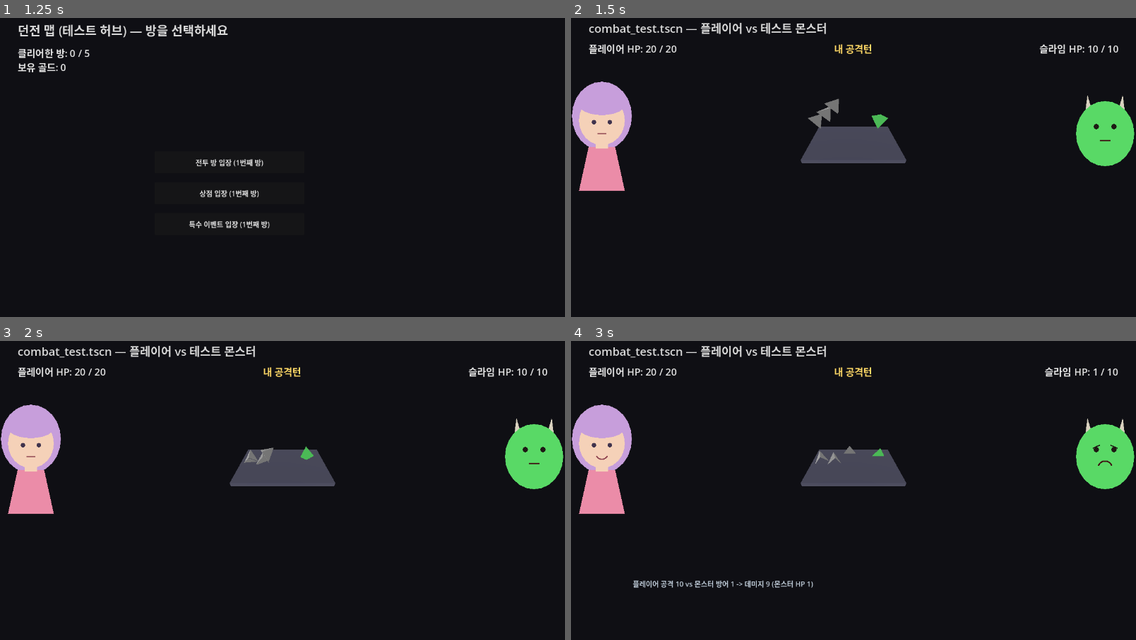
Above: before the commit, frames 1-4 (two rows, left to right).
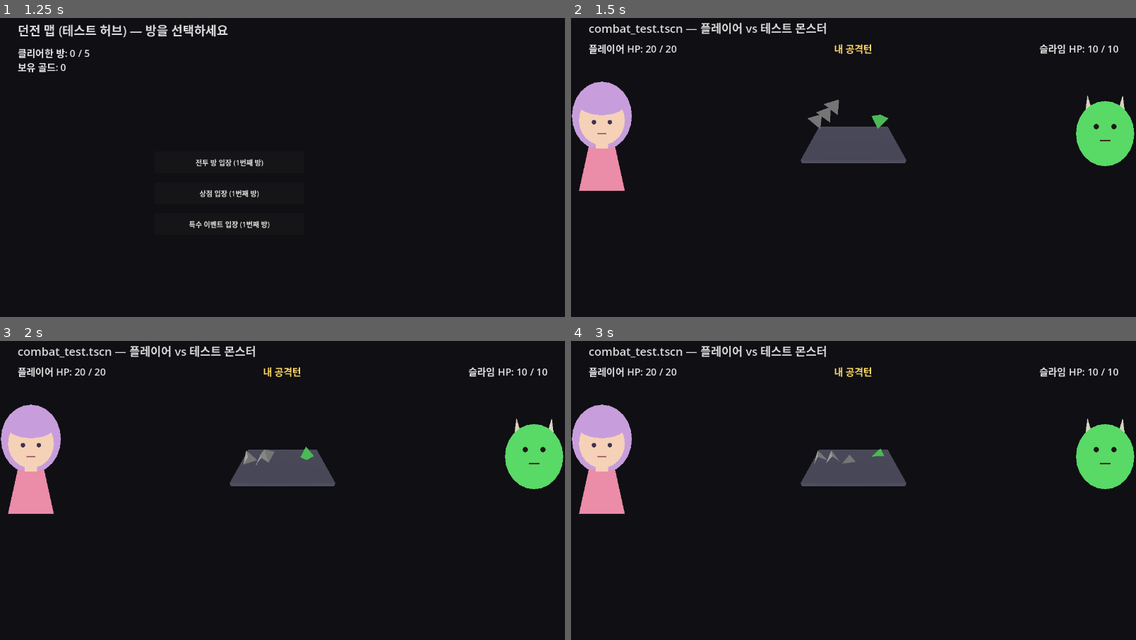
Above: after the commit, the same moments.

Repository: YGseok/ProjectD
Game: Godot game, scene res://scenes/character_select.tscn
Same seed, same stepped clock (60 frames per second), same inputs: the game is played once before the commit and once after it.
Inputs:
- Up to frame 1 (1.25 s): click "던전 시작" at 0.5 s
- Up to frame 2 (1.5 s): click "전투 방 입장 (1번째 방)" at 1.25 s
- Up to frame 3 (2 s): no input
- Up to frame 4 (3 s): no input

Frame 1 is identical in both runs. In frame 2, less than 0.1% of the frame differs, in the area x 41-57%, y 26-38%; in frame 3, less than 0.1%; in frame 4, 0.8%, in the area x 4-97%, y 8-83%.

Commit message:
fix: 다이스 스폰을 그리드 레이아웃으로 바꿔 개수 늘어나도 벽 밖으로 안 나가게 수정
아이템(다이스 추가/승급)으로 한 주머니의 다이스가 8개까지 늘어날 수 있는데,
기존 _spawn_dice()는 한 줄로만 늘어놓아 벽(x 약 ±2.45) 밖으로 스폰될 수 있었음.
한 줄 최대 4개로 제한하고 넘치면 z축으로 다음 줄에 놓는 그리드 방식으로 변경.
16개(공격/방어 각 8개)까지 강제 스폰해 스폰 직후/정지 후 모두 벽 안에 들어오는 것을
QA 스크린샷으로 확인. 기존 3v1 기본 상황과 dice_test 판정 스위트 회귀 없음 확인.

Diff:
--- a/scenes/combat_test.gd
+++ b/scenes/combat_test.gd
@@ -26,6 +26,13 @@
 const EXCHANGE_PAUSE_TIME := 0.8
 const MAX_LOG_LINES := 6
 
+## 다이스 개수가 아이템(다이스 추가/승급)으로 늘어나도 바닥 벽(x ±2.45 부근) 밖으로
+## 스폰되지 않도록, 한 줄에 최대 이만큼만 놓고 그 이상은 z축으로 다음 줄에 놓는다
+## (알려진 이슈: 큐 2 "다이스 개수가 늘어나면 재검증 필요" 반영).
+const DICE_SPAWN_PER_ROW := 4
+const DICE_SPAWN_COL_SPACING := 0.45
+const DICE_SPAWN_ROW_SPACING := 0.5
+
 @onready var player_hp_label: Label = $PlayerHPLabel
 @onready var monster_hp_label: Label = $MonsterHPLabel
 @onready var turn_label: Label = $TurnLabel
@@ -205,12 +212,17 @@
 
 
 func _spawn_dice(count: int, base_x: float, color: Color = Color(1, 1, 1, 0)) -> void:
+	var total_rows := int(ceil(float(count) / DICE_SPAWN_PER_ROW))
 	for i in count:
 		var die := DieD4Scene.instantiate()
 		die.color_override = color
 		dice_root.add_child(die)
-		var x := base_x + (i - (count - 1) / 2.0) * 0.45
-		var z := randf_range(-0.3, 0.3)
+		var row := i / DICE_SPAWN_PER_ROW
+		var row_start := row * DICE_SPAWN_PER_ROW
+		var cols_in_row: int = min(DICE_SPAWN_PER_ROW, count - row_start)
+		var col := i - row_start
+		var x: float = base_x + (col - (cols_in_row - 1) / 2.0) * DICE_SPAWN_COL_SPACING
+		var z := (row - (total_rows - 1) / 2.0) * DICE_SPAWN_ROW_SPACING + randf_range(-0.15, 0.15)
 		var y := 1.4 + i * 0.35
 		die.transform = Transform3D(Basis(), Vector3(x, y, z))
 		die.linear_velocity = Vector3(randf_range(-0.5, 0.5), 0, randf_range(-0.5, 0.5))
Not shown, changed: docs/STATUS.md
